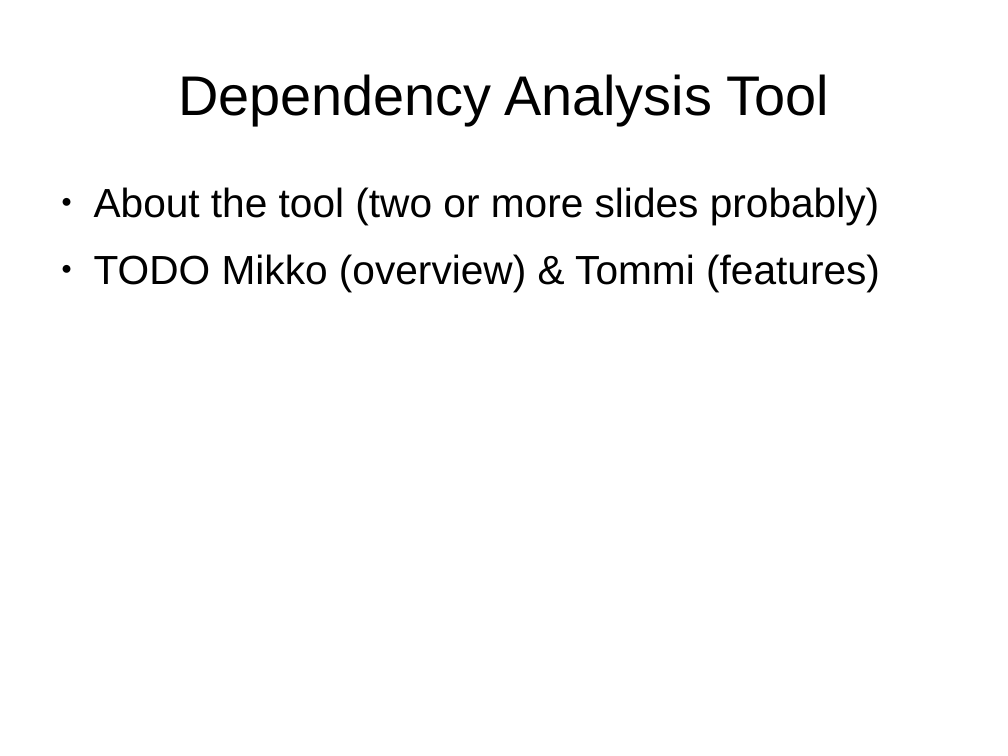
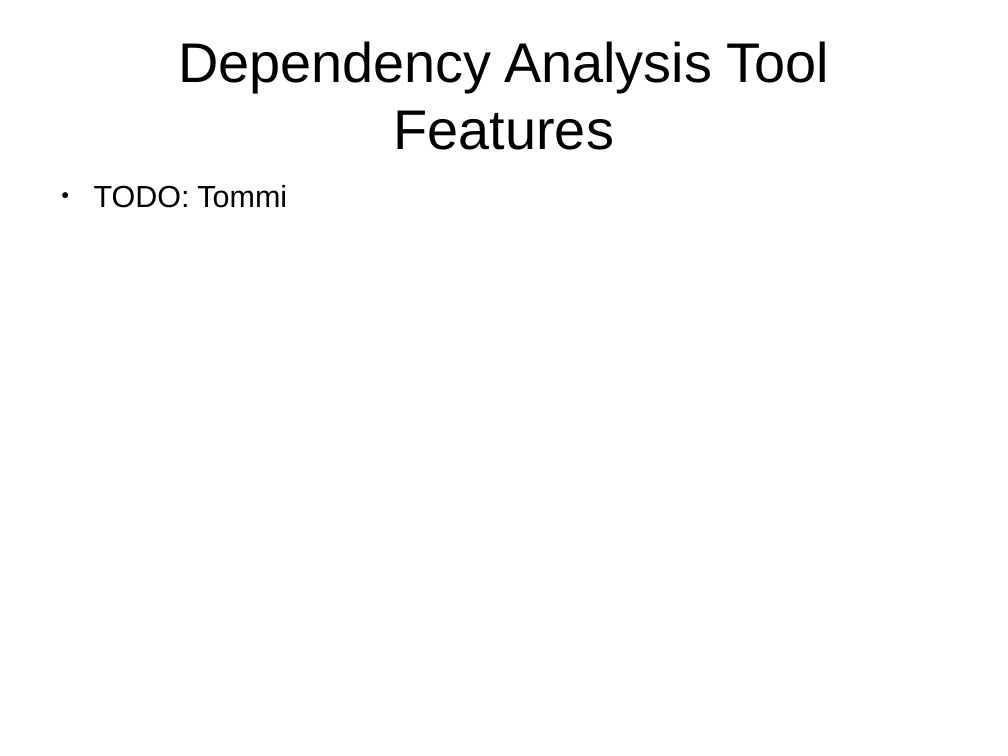
Before and after one commit to darwinbeing/kactus2all, a slide deck: slide 5 of Administrative/Project Plan Slides.odp (slide 4 before the commit). Drawn at 1008x756 pixels with LibreOffice and Linux fonts; fonts in the diff are those of the drawing. Boxes give left, top, right and bottom in pixels: in the first picture for what was removed or moved away, otherwise in the second. Text is boxed around its words. In the diff, an @@ line names an element or a change of style, - is before the commit and + after.

```diff
--- a/Administrative/Project Plan Slides.odp
+++ b/Administrative/Project Plan Slides.odp
@@ title at box(178, 41, 830, 150): text changed @@
-Dependency Analysis Tool
+Dependency Analysis Tool
+Features
@@ text at box(94, 185, 287, 208): text changed; size 32 to 24 pt @@
-● About the tool (two or more slides probably)
-● TODO Mikko (overview) & Tommi (features)
+● TODO: Tommi
```
Also in this commit, not shown: 1 other slide changed, 3 slides added, 2 slides removed.
